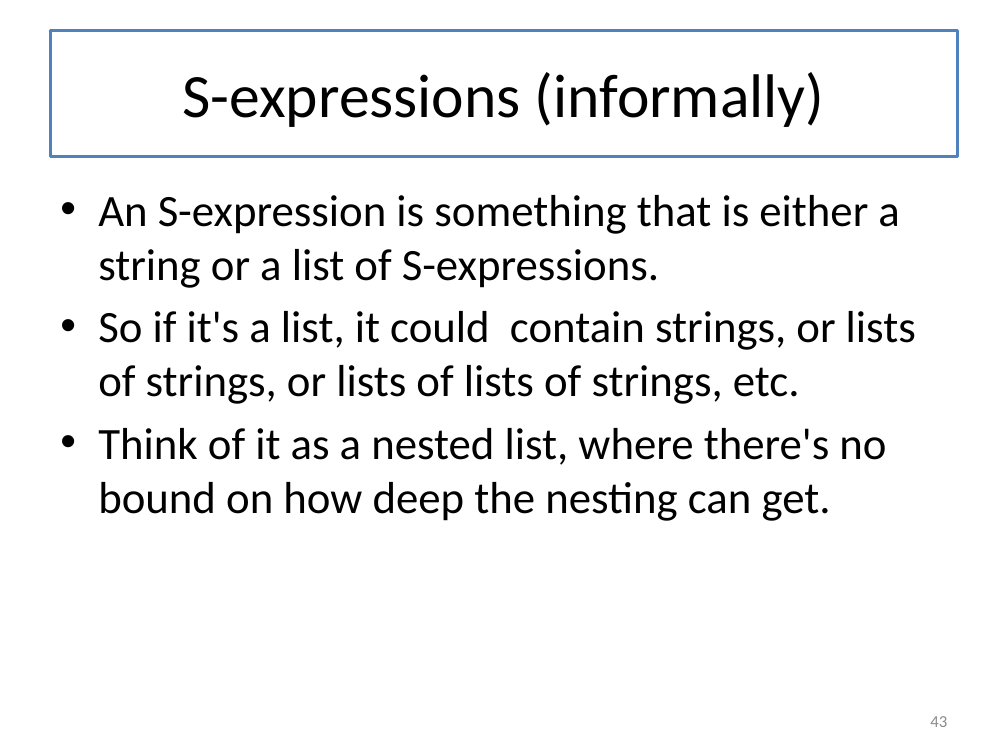
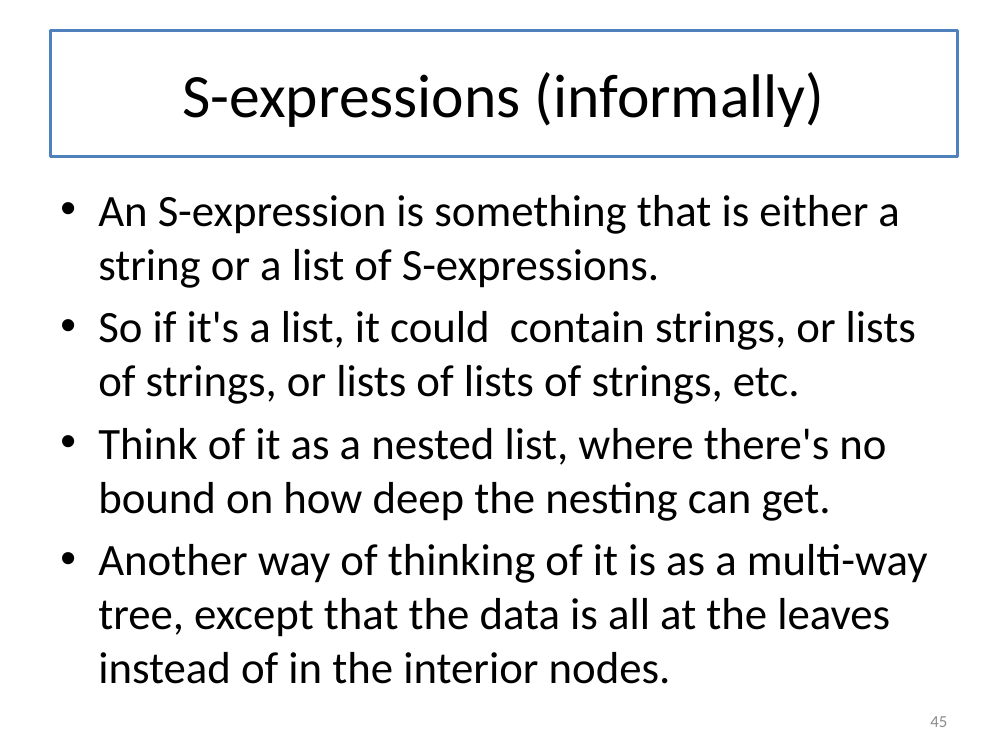
Before and after one commit to mwand/cs5010f17, a slide deck: slide 45 of Slides/Lesson 5.X Trees and Graphs - Combined Slides.pptx (slide 43 before the commit). Drawn at 1008x756 pixels with LibreOffice and Linux fonts; fonts in the diff are those of the drawing. Boxes give left, top, right and bottom in pixels: in the first picture for what was removed or moved away, otherwise in the second. Text is boxed around its words. In the diff, an @@ line names an element or a change of style, - is before the commit and + after.

```diff
--- a/Slides/Lesson 5.X Trees and Graphs - Combined Slides.pptx
+++ b/Slides/Lesson 5.X Trees and Graphs - Combined Slides.pptx
@@ text at <box>98,544,928,684</box>: paragraph added @@
+• Another way of thinking of it is as a multi-way tree, except that the data is all at the leaves instead of in the interior nodes.
@@ page number at <box>930,716,947,727</box>: text changed @@
-43
+45
```
Also in this commit, not shown: 5 other slides changed, 5 slides added, 6 slides removed, 2 other files.
